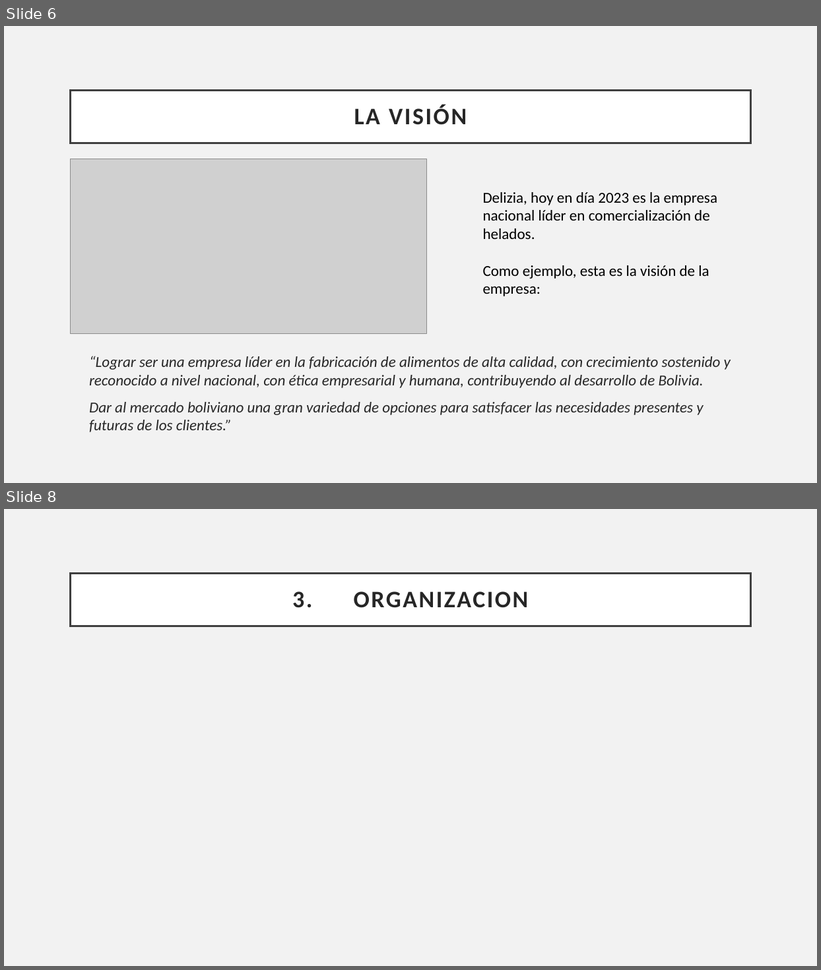
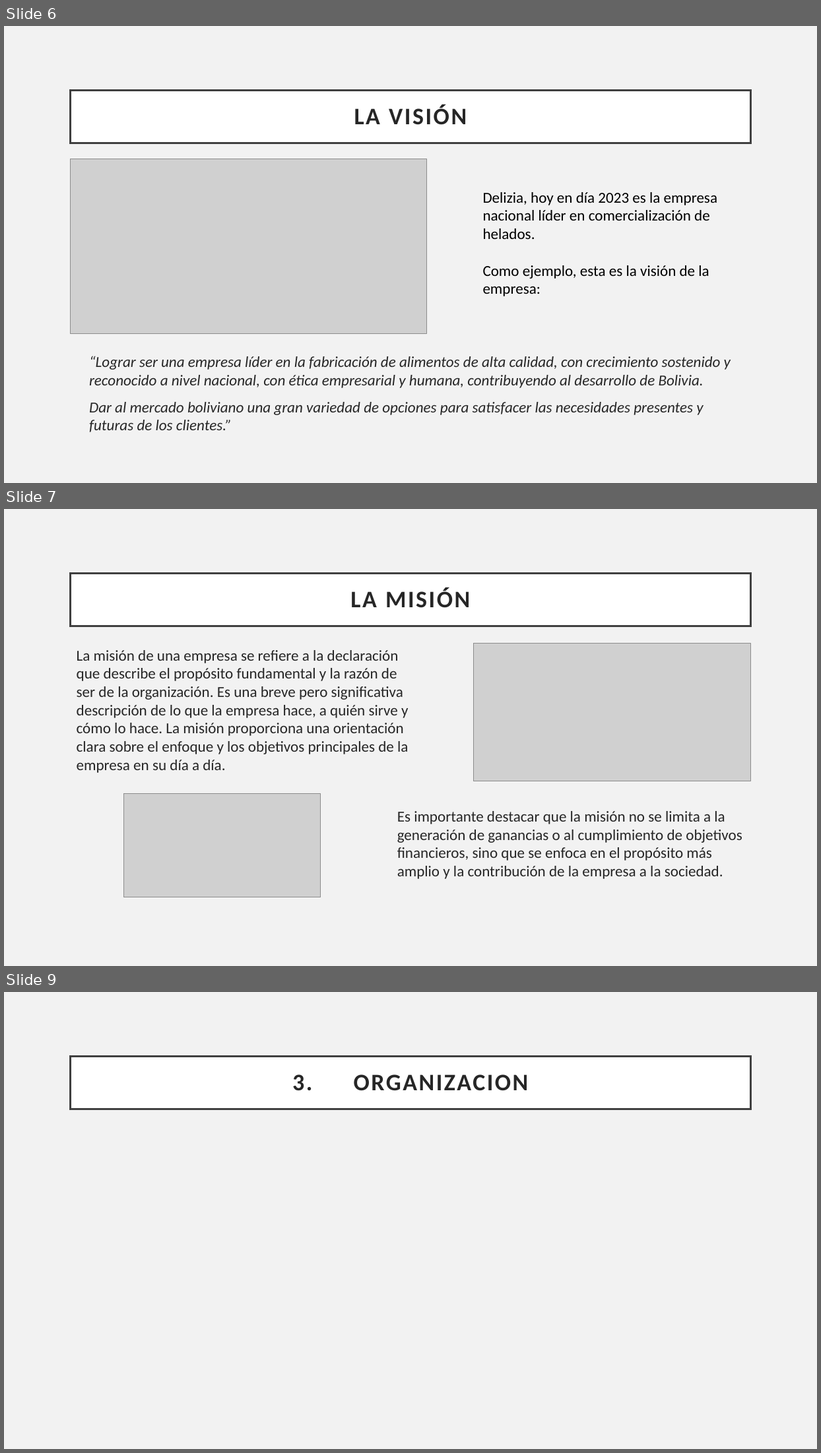
Before and after one commit to Sstrmn1/presentacionAdministracion, a slide deck: Presentacion - Exposicion.pptx. Shown one above the other, each under a label of ours: slides 6 and 8 before the commit, slides 6, 7 and 9 after it; the slides between them are not shown. The pictures are 821x970 and 821x1453 pixels, drawn with LibreOffice and Linux fonts; fonts in the diff are those of the drawing; grey boxes stand for pictures. Boxes give left, top, right and bottom in pixels: in the first picture for what was removed or moved away, otherwise in the second. Text is boxed around its words. In the diff, an @@ line names an element or a change of style, - is before the commit and + after.

Commit message:
Añadir concepto de vision y mision de la empresa

```diff
--- a/Presentacion - Exposicion.pptx
+++ b/Presentacion - Exposicion.pptx
@@ slide 7 added at [4, 509, 817, 966], background #F2F2F2 @@
@@ title added at [71, 573, 751, 626], fill #FFFFFF, outline #404040 2.5 pt, 28 pt, text #262626, bold @@
+LA MISIÓN
@@ picture added at [474, 643, 750, 781] @@
@@ text added at [77, 650, 408, 773], 18 pt, text #262626 @@
+La misión de una empresa se refiere a la declaración que describe el propósito fundamental y la razón de ser de la organización. Es una breve pero significativa descripción de lo que la empresa hace, a quién sirve y cómo lo hace. La misión proporciona una orientación clara sobre el enfoque y los objetivos principales de la empresa en su día a día.
@@ picture added at [124, 794, 321, 898] @@
@@ text added at [397, 811, 742, 879], 18 pt, text #262626 @@
+Es importante destacar que la misión no se limita a la generación de ganancias o al cumplimiento de objetivos financieros, sino que se enfoca en el propósito más amplio y la contribución de la empresa a la sociedad.
@@ what was slide 8 is now slide 9 @@
```
Also in this commit, not shown: 1 other slide added, 1 slide removed, 1 other file.
